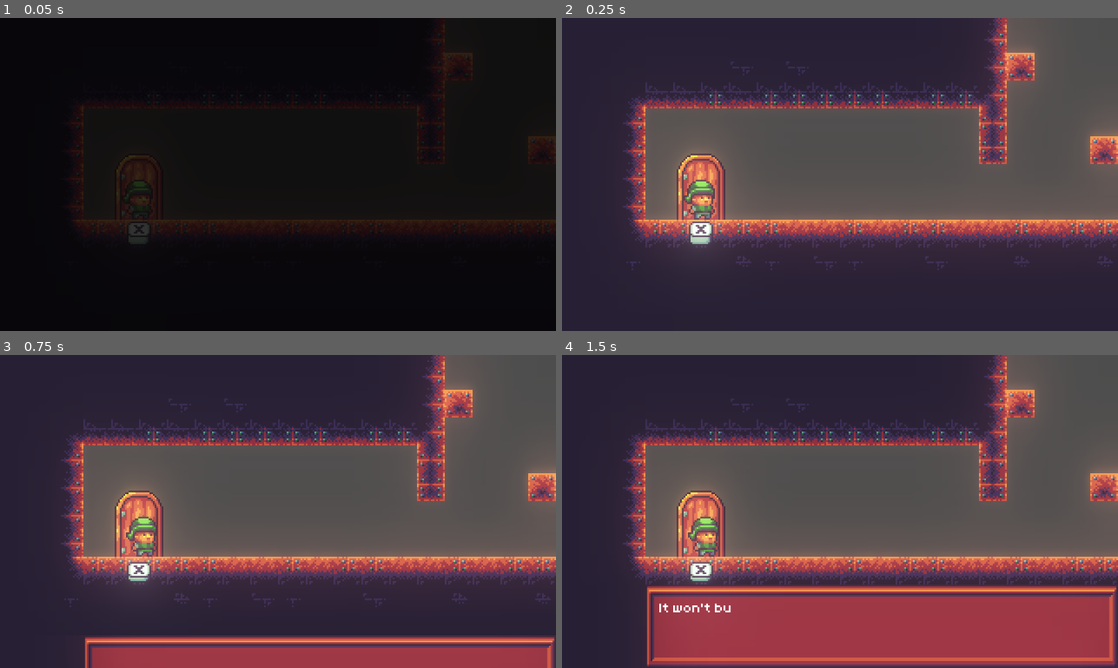
Above: before the commit, frames 1-4 (two rows, left to right).
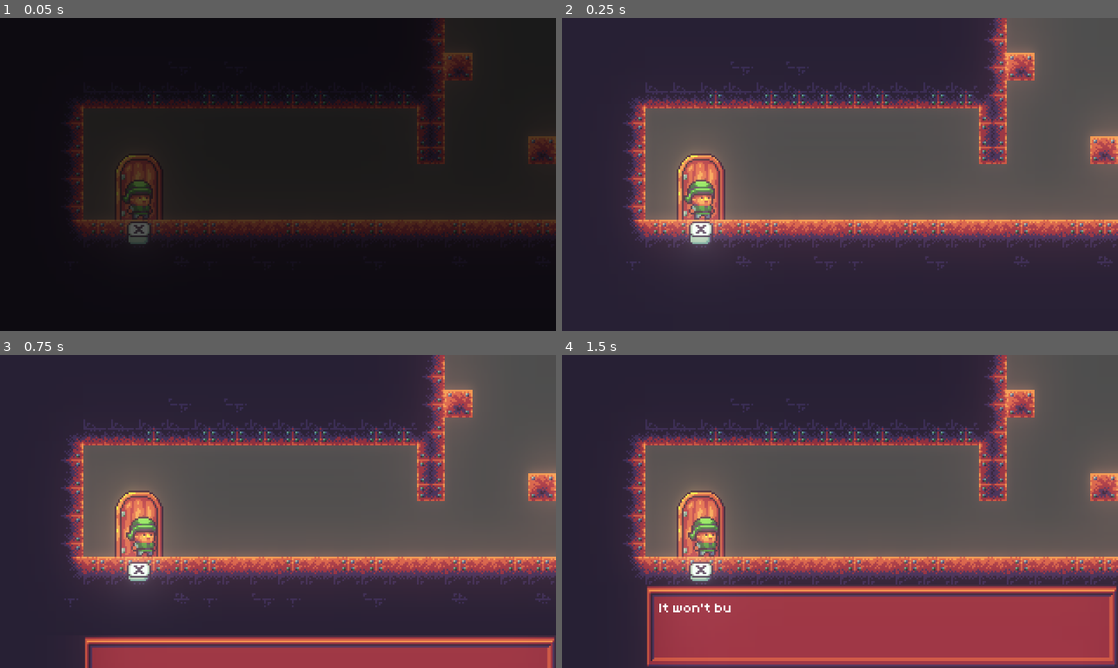
Above: after the commit, the same moments.

Repository: lethiandev/gd-christmas-morning
Game: Godot game, scene res://stages/workshop/workshop_stage.tscn
Two runs of this game, one before a commit and one after it. Both use one fixed random seed, a clock stepped at 60 frames per second and the inputs below. This scene is started directly instead of the project's main scene.
Inputs (mouse positions are in pixels of both pictures, inside the frame that each line leads up to):
- Up to frame 1 (0.05 s): no input
- Up to frame 2 (0.25 s): no input
- Up to frame 3 (0.75 s): tap Enter at 0.5 s; move the mouse to (250, 574) at 0.52 s; hold D (move_right) from 0.53 s (still down); tap X (interact) at 0.6 s; click (250, 574) at 0.67 s
- Up to frame 4 (1.5 s): keep holding D (move_right); tap W (jump) at 0.77, 0.8, 1.07, 1.35 s; tap Space at 1.25 s; move the mouse to (1006, 558) at 1.27 s

The runs differ from the first frame. In frame 1, 4.0% of the frame differs, in the area x 12-100%, y 0-72%; in frame 2, nothing differs; in frame 3, nothing differs; in frame 4, nothing differs.

Commit message:
Add door transition sound effects

Diff:
--- /dev/null
+++ b/src/autoloads/sound_effects/sound_effects.gd
@@ -0,0 +1,7 @@
+extends Node
+
+func play_door_transition() -> void:
+	$DoorTransition.play()
+
+func play_door_locked() -> void:
+	$DoorLocked.play()
--- /dev/null
+++ b/src/autoloads/sound_effects/sound_effects.tscn
@@ -0,0 +1,18 @@
+[gd_scene load_steps=4 format=2]
+
+[ext_resource path="res://autoloads/sound_effects/sound_effects.gd" type="Script" id=1]
+[ext_resource path="res://autoloads/sound_effects/door_open.wav" type="AudioStream" id=2]
+[ext_resource path="res://autoloads/sound_effects/door_close.wav" type="AudioStream" id=3]
+
+[node name="SoundEffects" type="Node"]
+pause_mode = 2
+script = ExtResource( 1 )
+
+[node name="DoorTransition" type="AudioStreamPlayer" parent="."]
+stream = ExtResource( 2 )
+volume_db = -10.0
+
+[node name="DoorLocked" type="AudioStreamPlayer" parent="."]
+stream = ExtResource( 3 )
+volume_db = -12.0
+pitch_scale = 0.8
--- a/src/autoloads/transition/transition.gd
+++ b/src/autoloads/transition/transition.gd
@@ -20,7 +20,7 @@
 	var modulate = $ColorRect.modulate
 	var final = Color(modulate.r, modulate.g, modulate.b, p_alpha)
 	$Tween.remove_all()
-	$Tween.interpolate_property($ColorRect, "modulate", modulate, final, 0.25)
+	$Tween.interpolate_property($ColorRect, "modulate", modulate, final, 0.15)
 	$Tween.start()
 
 func _change_scene(p_scene: PackedScene) -> void:
--- a/src/project.godot
+++ b/src/project.godot
@@ -19,6 +19,7 @@
 Postprocess="*res://autoloads/postprocess/postprocess.tscn"
 Transition="*res://autoloads/transition/transition.tscn"
 Dialogue="*res://autoloads/dialogue/dialogue.tscn"
+SoundEffects="*res://autoloads/sound_effects/sound_effects.tscn"
 
 [display]
 
--- a/src/props/entrance/entrance.gd
+++ b/src/props/entrance/entrance.gd
@@ -22,8 +22,10 @@
 
 func interact(p_other: Node) -> void:
 	if not locked and next_level != null:
+		SoundEffects.play_door_transition()
 		Transition.change_scene(next_level)
 	else:
+		SoundEffects.play_door_locked()
 		Dialogue.dialog_start([
 			{ "who": "player", "what": "It won't budge" }
 		])
Not shown, added: src/autoloads/sound_effects/door_close.wav.import
Not shown, added: src/autoloads/sound_effects/door_open.wav.import
Not shown, added: src/autoloads/sound_effects/door_close.wav
Not shown, added: src/autoloads/sound_effects/door_open.wav
